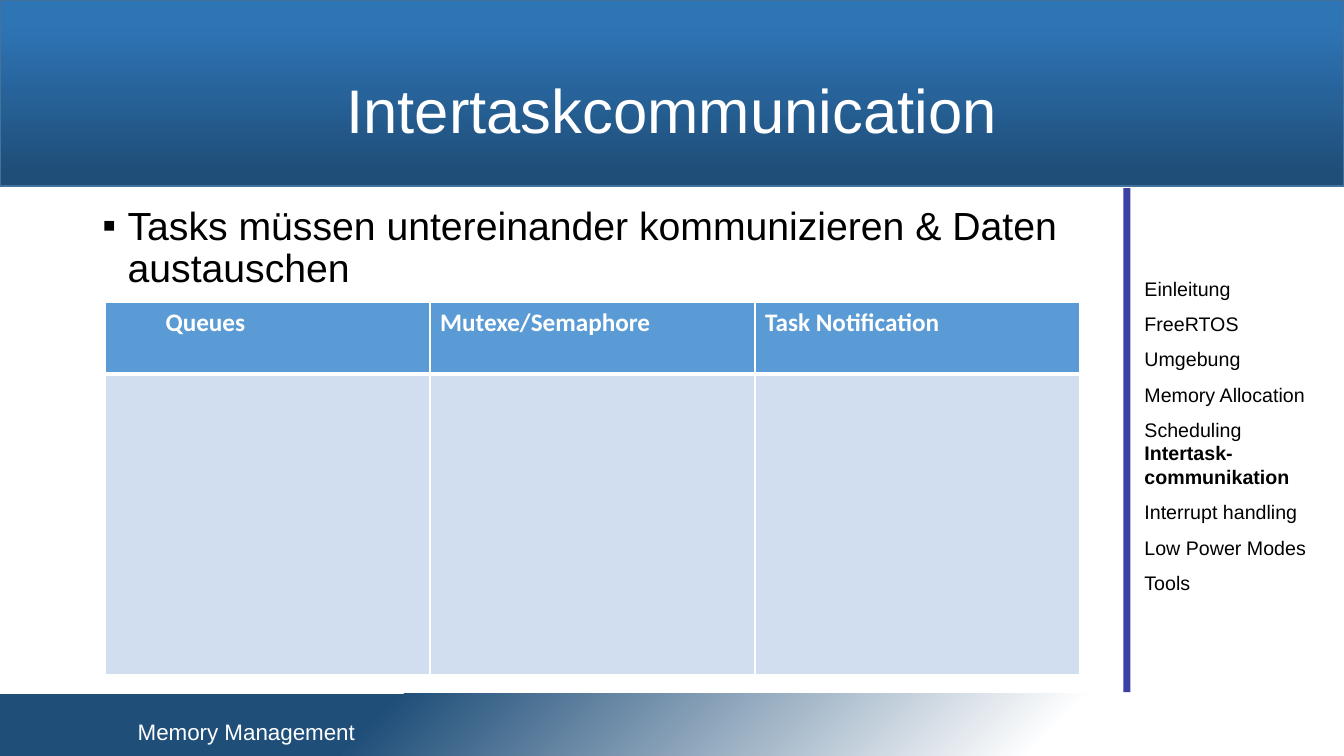
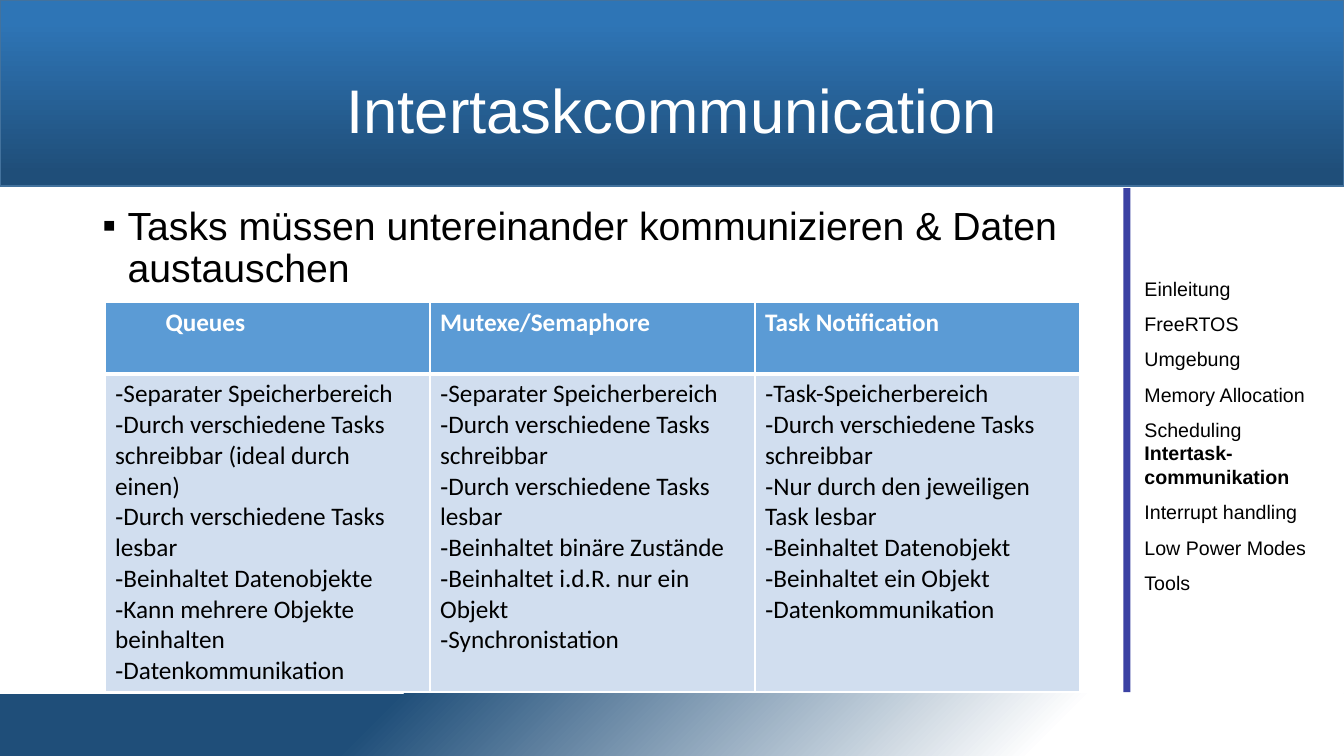
Before and after one commit to snobz/Seminar_BS_2017, a slide deck: slide 17 of Päsi/Seminar Betriebssysteme_cb.pptx (slide 16 before the commit). Drawn at 1344x756 pixels with LibreOffice and Linux fonts; fonts in the diff are those of the drawing; background and template pictures are left out. Boxes give left, top, right and bottom in pixels: in the first picture for what was removed or moved away, otherwise in the second. Text is boxed around its words. In the diff, an @@ line names an element or a change of style, - is before the commit and + after.

```diff
--- a/Päsi/Seminar Betriebssysteme_cb.pptx
+++ b/Päsi/Seminar Betriebssysteme_cb.pptx
@@ table at bbox=[105, 302, 1079, 686] @@
-row 2:  |  | 
+row 2: Separater Speicherbereich / Durch verschiedene Tasks schreibbar (ideal durch einen) / Durch verschiedene Tasks lesbar / Beinhaltet Datenobjekte / Kann mehrere Objekte beinhalten / Datenkommunikation | Separater Speicherbereich / Durch verschiedene Tasks schreibbar / Durch verschiedene Tasks lesbar / Beinhaltet binäre Zustände / Beinhaltet i.d.R. nur ein Objekt / Synchronistation | Task-Speicherbereich / Durch verschiedene Tasks schreibbar / Nur durch den jeweiligen Task lesbar / Beinhaltet Datenobjekt / Beinhaltet ein Objekt / Datenkommunikation
@@ text removed at bbox=[138, 724, 354, 745] @@
-Memory Management
```
Also in this commit, not shown: 2 other slides changed, 2 slides added, 1 slide removed, 3 other files.
